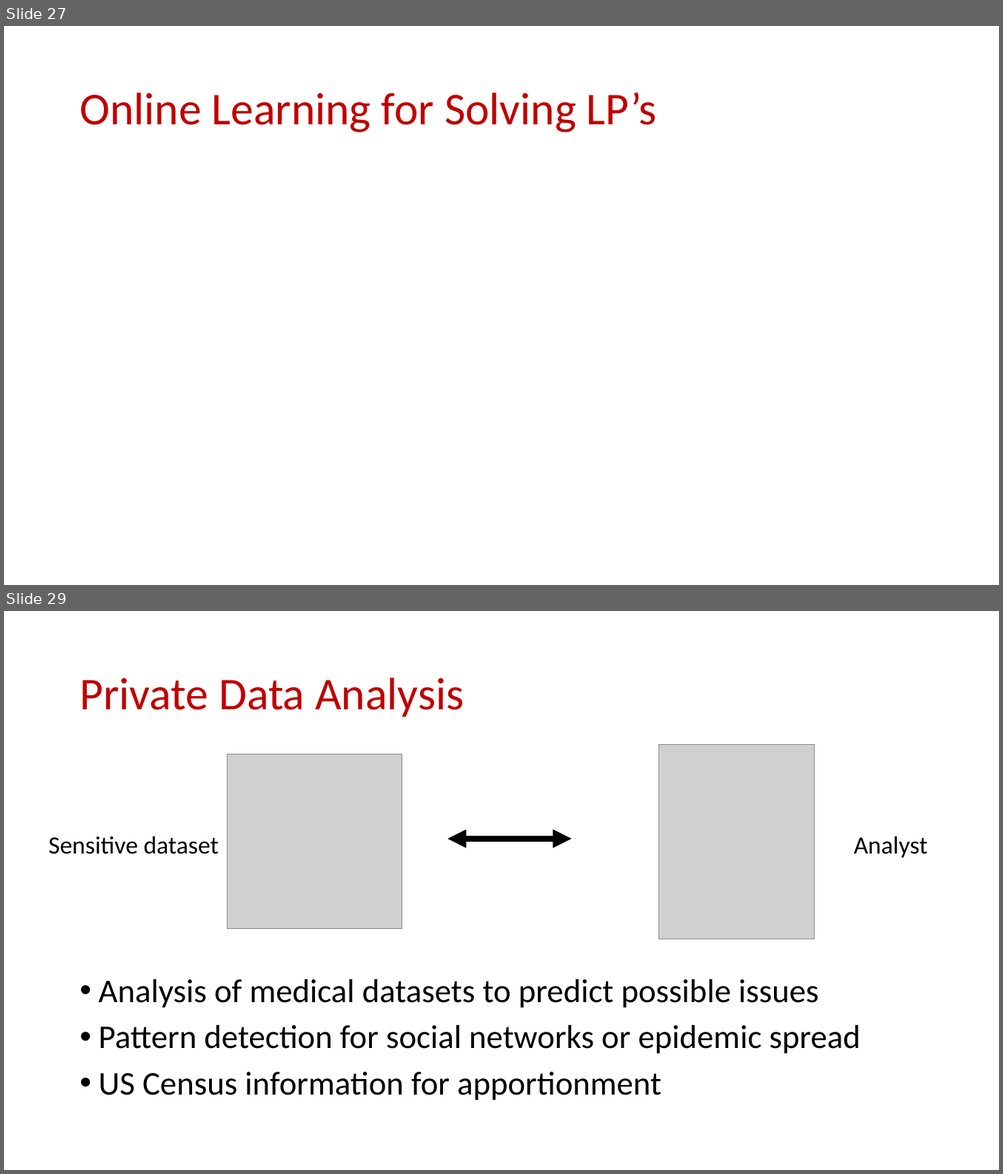
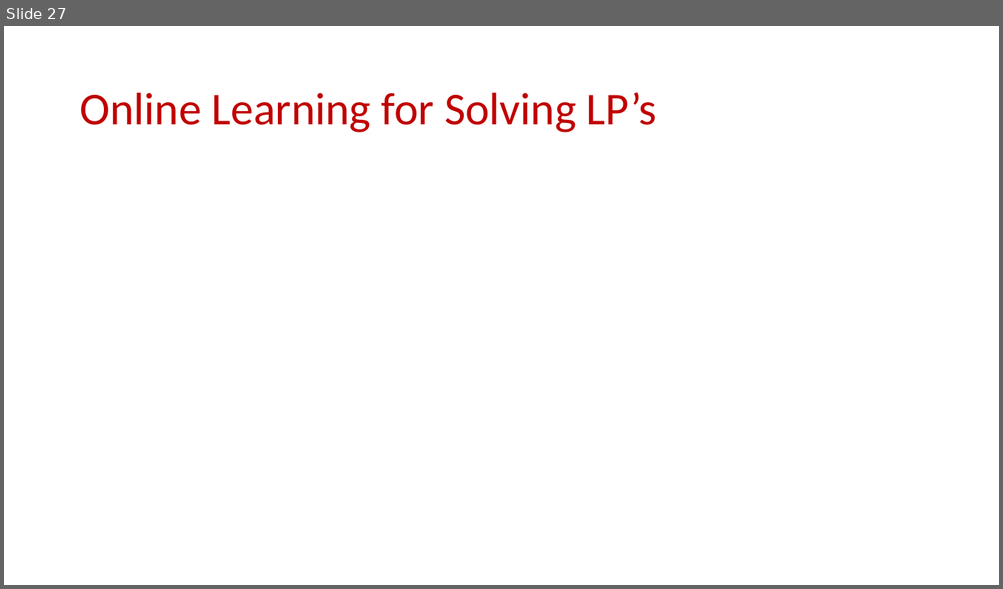
Before and after one commit to samsonzhou/samsonzhou.github.io, a slide deck: CSCE658-S24/L18.pptx. Shown one above the other, each under a label of ours: slides 27 and 29 before the commit, slide 27 after it; the slides between them are not shown. The pictures are 1003x1174 and 1003x589 pixels, drawn with LibreOffice and Linux fonts; fonts in the diff are those of the drawing; grey boxes stand for pictures. Boxes give left, top, right and bottom in pixels: in the first picture for what was removed or moved away, otherwise in the second. Text is boxed around its words. In the diff, an @@ line names an element or a change of style, - is before the commit and + after.

```diff
--- a/CSCE658-S24/L18.pptx
+++ b/CSCE658-S24/L18.pptx
@@ slide 29 removed at [4,611,999,1170], background #FFFFFF @@
@@ title removed at [79,678,464,717] @@
-Private Data Analysis
@@ picture removed at [227,755,401,929] @@
@@ picture removed at [659,744,814,940] @@
@@ text removed at [48,836,219,854] @@
-Sensitive dataset
@@ double arrow removed from (447, 840) to (572, 840) @@
@@ text removed at [854,836,928,858] @@
-Analyst
@@ text removed at [99,980,860,1101] @@
-• Analysis of medical datasets to predict possible issues
-• Pattern detection for social networks or epidemic spread
-• US Census information for apportionment
```
Also in this commit, not shown: 20 other slides removed, 7 other files.
